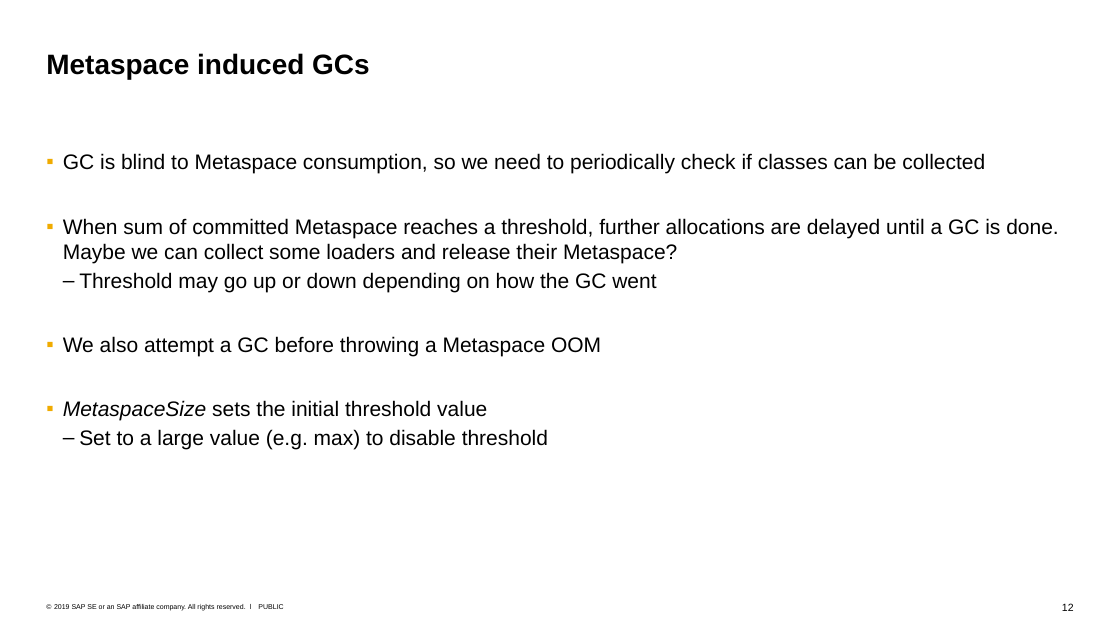
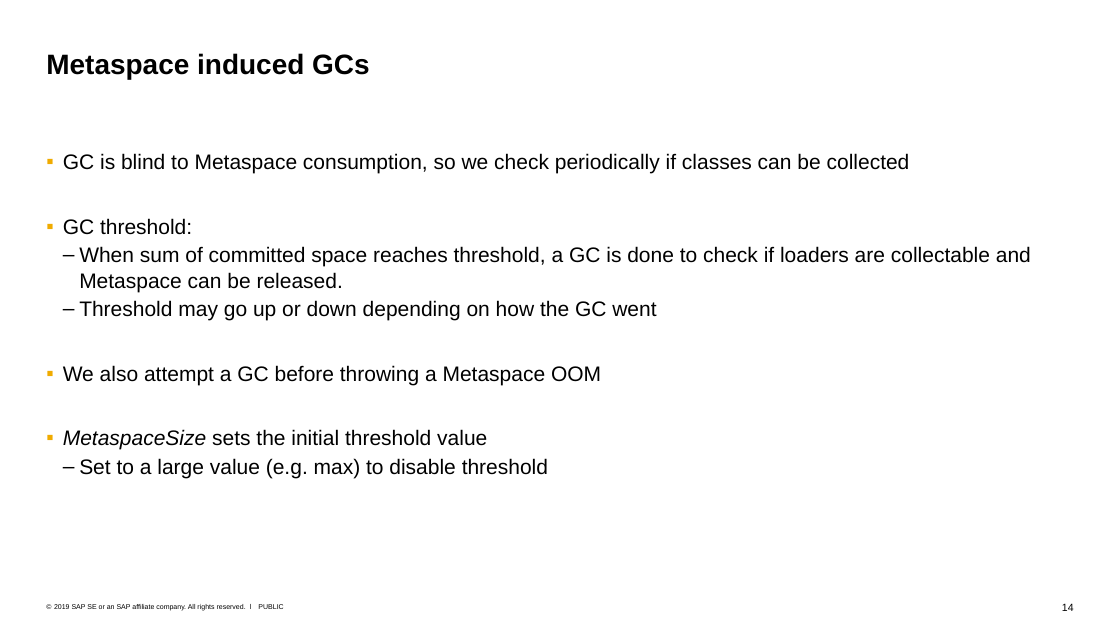
Before and after one commit to tstuefe/talk-fosdem20, a slide deck: slide 14 of fosdem20-taming-metaspace.pptx (slide 12 before the commit). Drawn at 1120x630 pixels with LibreOffice and Linux fonts; fonts in the diff are those of the drawing. Boxes give left, top, right and bottom in pixels: in the first picture for what was removed or moved away, otherwise in the second. Text is boxed around its words. In the diff, an @@ line names an element or a change of style, - is before the commit and + after.

```diff
--- a/fosdem20-taming-metaspace.pptx
+++ b/fosdem20-taming-metaspace.pptx
@@ text at box(63, 153, 1031, 292): text changed @@
-  ▪ GC is blind to Metaspace consumption, so we need to periodically check if classes can be collected
-  ▪ When sum of committed Metaspace reaches a threshold, further allocations are delayed until a GC is done. Maybe we can collect some loaders and release their Metaspace?
+  ▪ GC is blind to Metaspace consumption, so we check periodically if classes can be collected
+  ▪ GC threshold:
+    – When sum of committed space reaches threshold, a GC is done to check if loaders are collectable and Metaspace can be released.
@@ page number at box(1062, 603, 1074, 611): text changed @@
-12
+14
```
Also in this commit, not shown: 9 other slides changed, 3 slides added, 1 slide removed, 1 other file.
